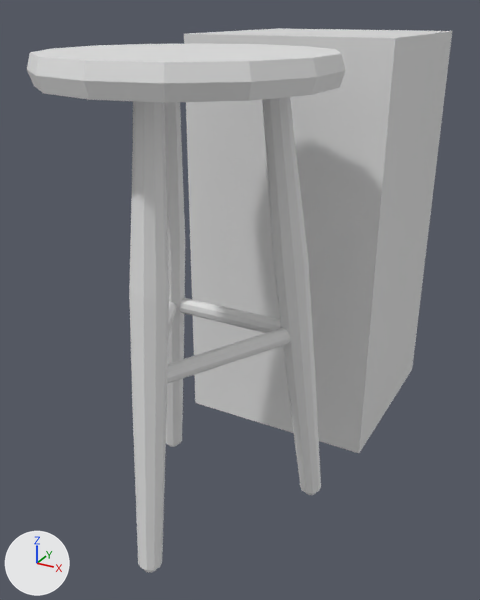
What one commit did to the Blender file Models/barstool2.blend.
Both versions are drawn from a 50 mm camera at (1.06, -1.63, 0.89) aimed at (-0.05, 0.4, -0.13). Lighting does not change. The marker at lower left points along +X, +Y and +Z.

The first picture shows 'Stool', 'ref'.
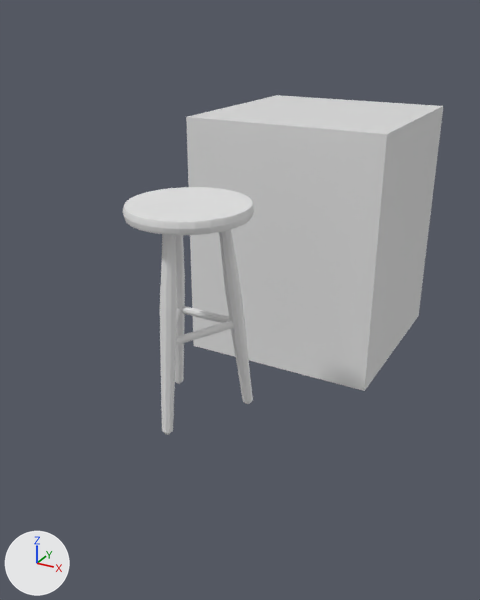
Location of each change, (x1, y1, x2, y2) in pixels of the pictures (480 x 600 px; the box of a moved part takes in the faces that stretch with it):
```json
{"object": "ref", "change": "rescaled", "before": [184, 28, 452, 453], "after": [186, 95, 443, 391], "on screen": "30% shorter"}
{"object": "Stool", "change": "reshaped, moved, turned, rescaled", "before": [27, 43, 346, 573], "after": [123, 187, 254, 435]}
{"part": 1, "of": "me_cylinder_003", "change": "moved or reshaped", "before": [129, 101, 169, 573], "after": [160, 234, 177, 435]}
{"part": 2, "of": "me_cylinder_003", "change": "moved or reshaped", "before": [262, 97, 321, 495], "after": [175, 235, 185, 384]}
{"part": 3, "of": "me_cylinder_003", "change": "moved or reshaped", "before": [165, 102, 185, 447], "after": [219, 230, 253, 404]}
{"part": 4, "of": "me_cylinder_003", "change": "moved or reshaped", "before": [179, 298, 281, 333], "after": [182, 306, 230, 323]}
{"part": 5, "of": "me_cylinder_003", "change": "moved or reshaped", "before": [168, 302, 177, 338], "after": [176, 321, 234, 345]}
{"part": 6, "of": "me_cylinder_003", "change": "moved or reshaped", "before": [167, 328, 290, 384], "after": [176, 308, 181, 326]}
{"part": 7, "of": "me_cylinder_003", "change": "added", "after": [123, 187, 254, 235]}
{"part": 8, "of": "me_cylinder_003", "change": "deleted", "before": [27, 43, 346, 103]}
```

Edits to the scene script, one JSON object a line:
```json
{"block": "me_cylinder_003", "where": "# used by ob_stool; location = (0.0, -0.244, -0.04); rotation_euler = (0.0, -0.0873, -1.571), in degrees (0, -5, -90); scale = (0.95, 1.0, 1.0)"}
{"op": "remove", "block": "me_cylinder_003", "code": "me_cylinder_003.from_pydata(...)  # 402 vertices, 342 faces; spans x -0.67..0.26, y -0.42..0.42, z -0.78..0.88"}
{"op": "add", "block": "me_cylinder_003", "code": "me_cylinder_003.from_pydata(...)  # 500 vertices, 426 faces; spans x -0.46..0.44, y -0.43..0.43, z -1.13..0.47"}
{"block": "me_cylinder_003", "change": "me_cylinder_003 part 1: the loose piece of 100 vertices spanning x -0.05..0.05, y -0.06..0.06, z -0.78..0.75 is multiplied about its middle by the matrix ((-0.995, -0.002, 0.096), (0.002, -1.0, 0.0), (0.096, 0.0, 0.995)), then moved by (-0.33, 0.0, -0.35)"}
{"block": "me_cylinder_003", "change": "me_cylinder_003 part 2: the loose piece of 100 vertices spanning x -0.67..-0.33, y 0.15..0.35, z -0.72..0.79 is multiplied about its middle by the matrix ((-0.994, -0.003, 0.096), (-0.013, -0.984, -0.173), (0.095, -0.173, 0.979)), then moved by (0.67, 0.0, -0.39)"}
{"block": "me_cylinder_003", "change": "me_cylinder_003 part 3: the loose piece of 100 vertices spanning x -0.67..-0.33, y -0.35..-0.15, z -0.72..0.79 is multiplied about its middle by the matrix ((-0.994, -0.001, 0.097), (0.017, -0.984, 0.173), (0.095, 0.174, 0.979)), then moved by (0.67, 0.0, -0.39)"}
{"block": "me_cylinder_003", "change": "me_cylinder_003 part 4: the loose piece of 20 vertices spanning x -0.54..-0.49, y -0.23..0.22, z -0.06..-0.01 is scaled about its middle by (-0.991, -1, 0.998), then moved by (0.7, 0.0, -0.39)"}
{"block": "me_cylinder_003", "change": "me_cylinder_003 part 5: the loose piece of 20 vertices spanning x -0.49..-0.02, y -0.26..0.0, z -0.11..-0.01 is multiplied about its middle by the matrix ((0.612, 0.789, -0.048), (-0.786, 0.614, 0.07), (0.084, -0.005, 0.996)), then moved by (0.18, 0.0, -0.37)"}
{"block": "me_cylinder_003", "change": "me_cylinder_003 part 6: the loose piece of 20 vertices spanning x -0.49..-0.02, y 0.0..0.26, z -0.11..-0.01 is multiplied about its middle by the matrix ((0.615, -0.787, -0.048), (0.784, 0.617, -0.07), (0.084, 0.005, 0.996)), then moved by (0.18, 0.0, -0.37)"}
{"block": "me_cylinder_003", "change": "me_cylinder_003 part 7: a new loose piece of 140 vertices spanning x -0.46..0.44, y -0.43..0.43, z 0.38..0.47"}
{"block": "me_cylinder_003", "change": "me_cylinder_003 part 8: the loose piece of 42 vertices spanning x -0.65..0.26, y -0.42..0.42, z 0.72..0.88 is deleted"}
{"op": "set", "path": "ob_ref.scale", "old": "(0.4, 0.4, 0.8)", "new": "(0.4, 0.4, 0.5)"}
{"op": "set", "path": "ob_stool.location", "old": "(0.0, -0.244, -0.04)", "new": "(0.0, -0.004, 0.146)"}
{"op": "set", "path": "ob_stool.rotation_euler", "old": "(0.0, -0.0873, -1.571)", "new": "(0.0, -0.00721, 1.573)", "note": "degrees (0, -5, -90) -> degrees (0, -0.4, 90)"}
{"op": "set", "path": "ob_stool.scale", "old": "(0.95, 1.0, 1.0)", "new": "(0.44, 0.45, 0.45)"}
```
